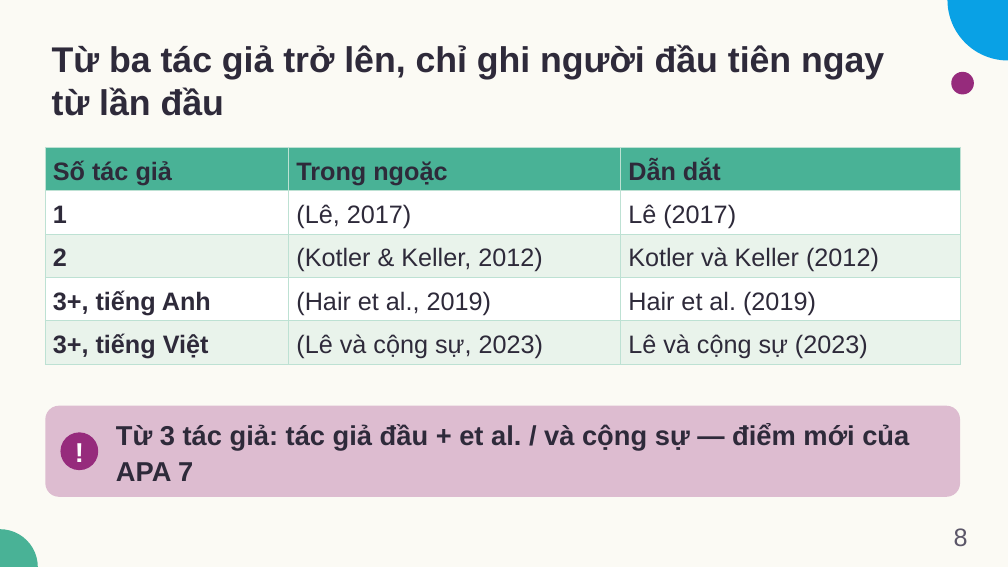
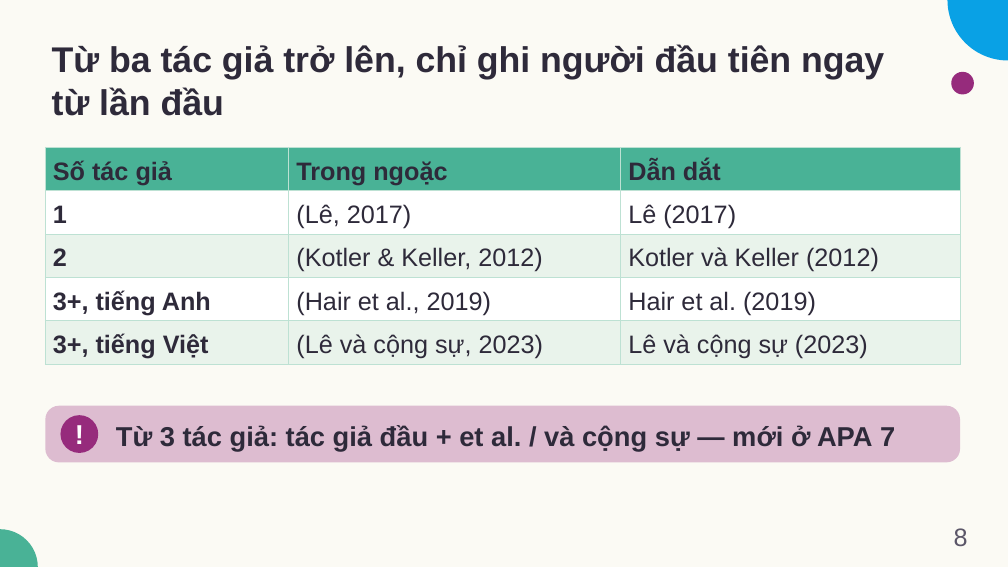
Before and after one commit to dnbaoquyen/academic-pptx-skill, a slide deck: slide 8 of mkt1107/output/MKT1107_W03_slides.pptx. Drawn at 1008x567 pixels with LibreOffice and Linux fonts; fonts in the diff are those of the drawing. Boxes give left, top, right and bottom in pixels: in the first picture for what was removed or moved away, otherwise in the second. Text is boxed around its words. In the diff, an @@ line names an element or a change of style, - is before the commit and + after.

```diff
--- a/mkt1107/output/MKT1107_W03_slides.pptx
+++ b/mkt1107/output/MKT1107_W03_slides.pptx
@@ rounded rectangle: place and size @@
-rounded rectangle at box(45, 406, 960, 498)
+rounded rectangle at box(45, 406, 960, 463)
@@ rounded rectangle at box(45, 406, 960, 463): proportions changed @@
@@ ellipse: place and size @@
-ellipse at box(60, 433, 98, 470)
+ellipse at box(60, 415, 98, 453)
@@ text "!": place and size @@
-text "!" at box(60, 433, 98, 470)
+text "!" at box(60, 415, 98, 453)
@@ text at box(116, 425, 895, 451): text changed @@
-Từ 3 tác giả: tác giả đầu + et al. / và cộng sự — điểm mới của APA 7
+Từ 3 tác giả: tác giả đầu + et al. / và cộng sự — mới ở APA 7
```
Also in this commit, not shown: 1 other slide changed, 13 other files.
